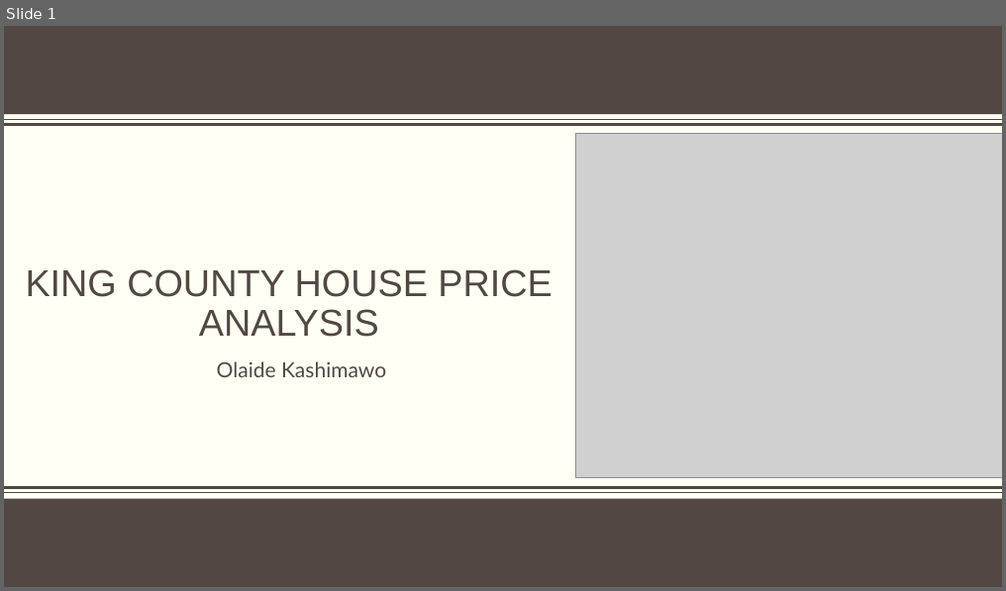
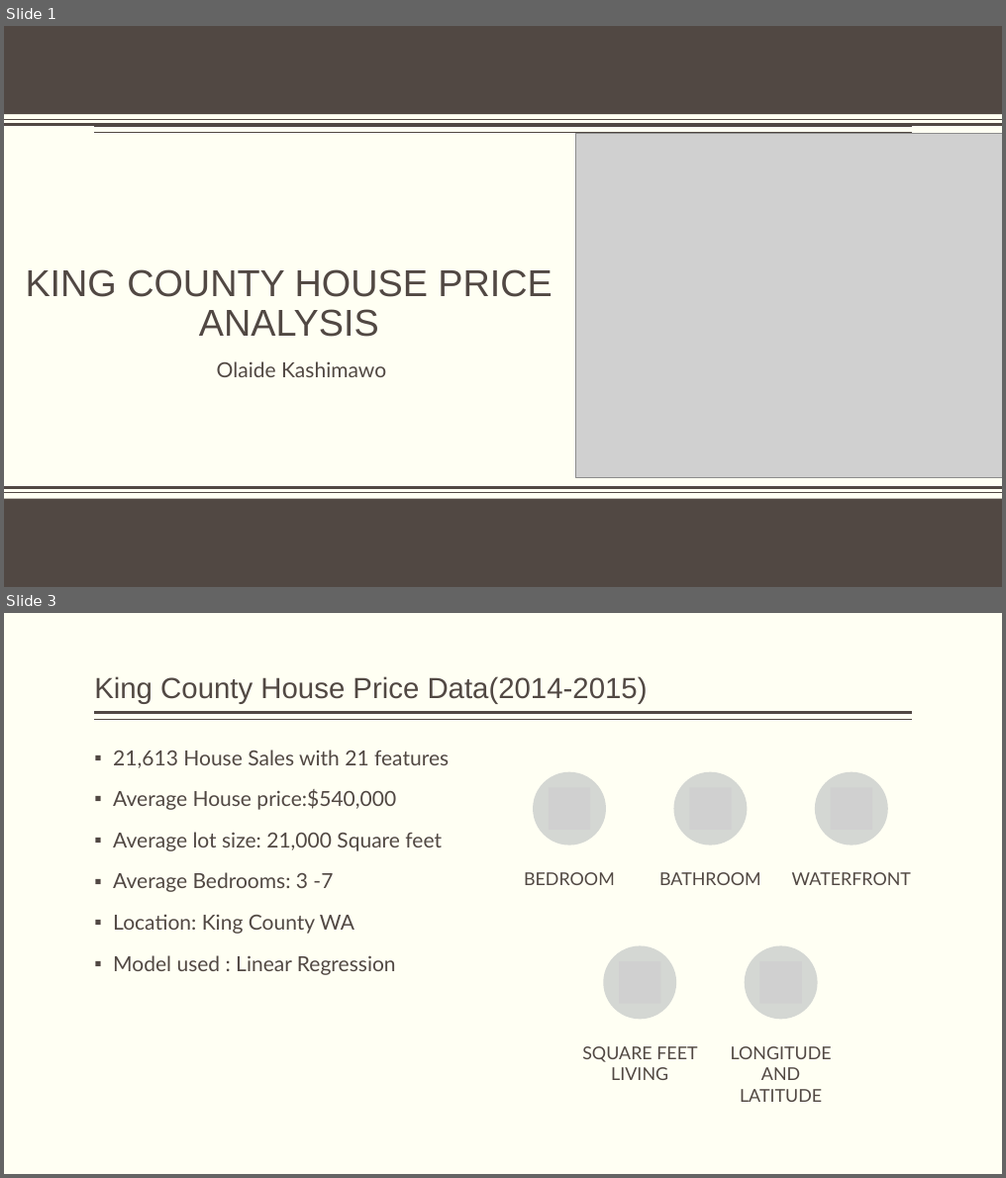
Before and after one commit to olaidekashimawo/King-County-House-Sales, a slide deck: King County House price Analysis - Copy.pptx. Shown one above the other, each under a label of ours: slide 1 before the commit, slides 1 and 3 after it; the slides between them are not shown. The pictures are 1006x591 and 1006x1178 pixels, drawn with LibreOffice and Linux fonts; fonts in the diff are those of the drawing; grey boxes stand for pictures; background and template pictures are left out. Boxes give left, top, right and bottom in pixels: in the first picture for what was removed or moved away, otherwise in the second. Text is boxed around its words. In the diff, an @@ line names an element or a change of style, - is before the commit and + after.

```diff
--- a/King County House price Analysis - Copy.pptx
+++ b/King County House price Analysis - Copy.pptx
@@ slide 3 added at box(4, 613, 1002, 1174), background #FFFFF3; not listed: 2 template elements that a slide beside it also shows @@
@@ title added at box(94, 676, 648, 704), 28 pt, text #514843 @@
+King County House Price Data(2014-2015)
@@ text added at box(113, 750, 449, 975), 20 pt, text #514843 @@
+▪ 21,613 House Sales with 21 features
+▪ Average House price:$540,000
+▪ Average lot size: 21,000 Square feet
+▪ Average Bedrooms: 3 -7
+▪ Location: King County WA
+▪ Model used : Linear Regression
@@ group added at box(524, 772, 911, 1102): 5 ellipses, 5 pictures, 5 texts @@
+BEDROOM
+BATHROOM
+WATERFRONT
+SQUARE FEET LIVING
+LONGITUDE AND LATITUDE
@@ slide 1 changed as well @@
@@ line added from (912, 133) to (94, 133), #514843 1 pt @@
```
Also in this commit, not shown: 6 other slides changed, 6 other slides added, 2 slides removed, 2 other files.
